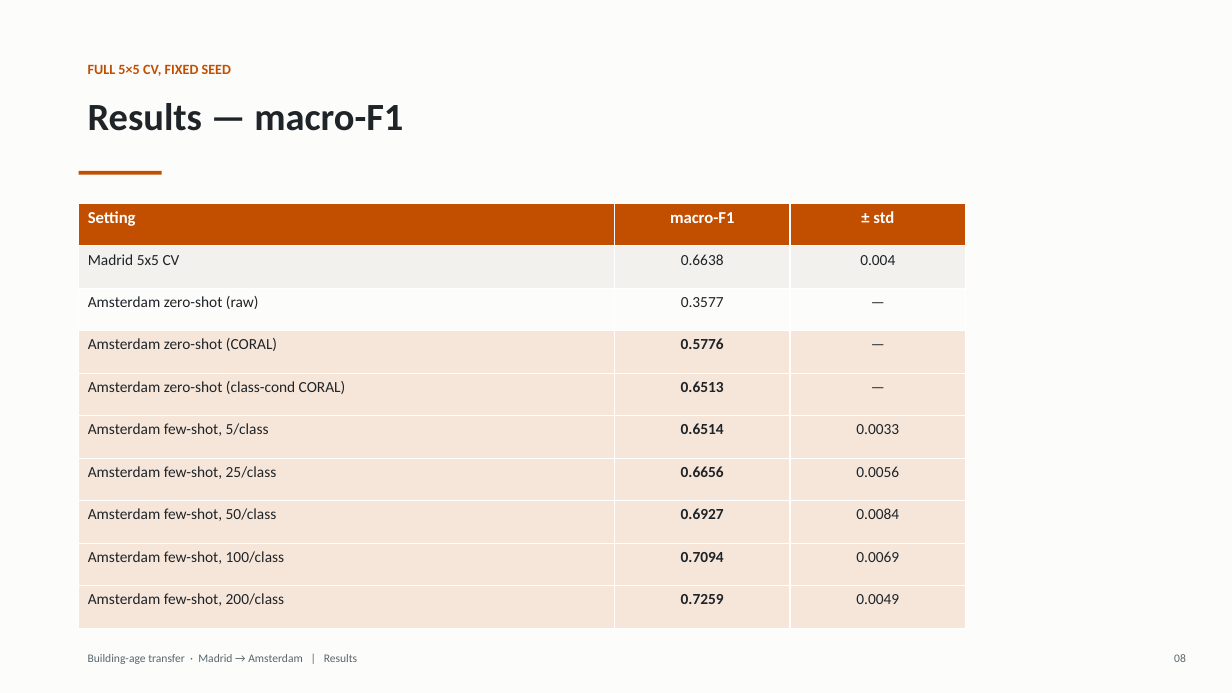
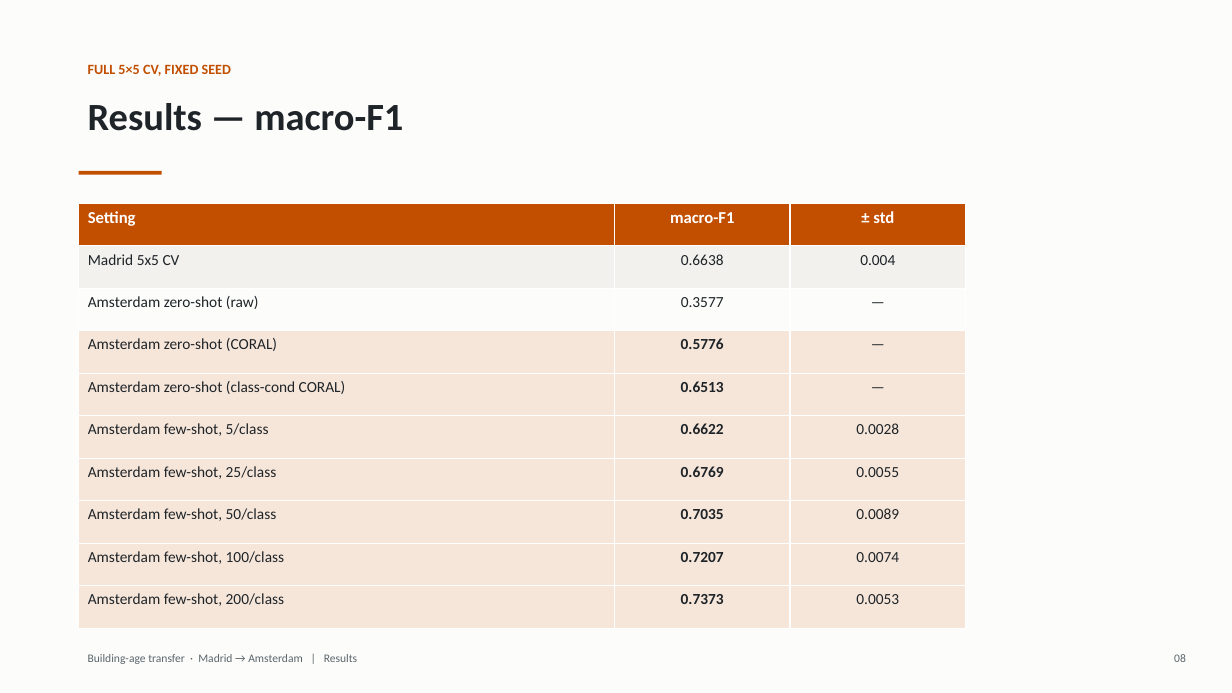
Before and after one commit to ubayd-hattas/Data_Science_Hackathon, a slide deck: slide 8 of deliverables/Building-Age-Transfer-final.pptx. Drawn at 1232x693 pixels with LibreOffice and Linux fonts; fonts in the diff are those of the drawing. Boxes give left, top, right and bottom in pixels: in the first picture for what was removed or moved away, otherwise in the second. Text is boxed around its words. In the diff, an @@ line names an element or a change of style, - is before the commit and + after.

```diff
--- a/deliverables/Building-Age-Transfer-final.pptx
+++ b/deliverables/Building-Age-Transfer-final.pptx
@@ table at (79,203,966,628) @@
-row 6, column 2: 0.6514
+row 6, column 2: 0.6622
-row 6, column 3: 0.0033
+row 6, column 3: 0.0028
-row 7, column 2: 0.6656
+row 7, column 2: 0.6769
-row 7, column 3: 0.0056
+row 7, column 3: 0.0055
-row 8, column 2: 0.6927
+row 8, column 2: 0.7035
-row 8, column 3: 0.0084
+row 8, column 3: 0.0089
-row 9, column 2: 0.7094
+row 9, column 2: 0.7207
-row 9, column 3: 0.0069
+row 9, column 3: 0.0074
-row 10, column 2: 0.7259
+row 10, column 2: 0.7373
-row 10, column 3: 0.0049
+row 10, column 3: 0.0053
```
Also in this commit, not shown: 5 other files.
